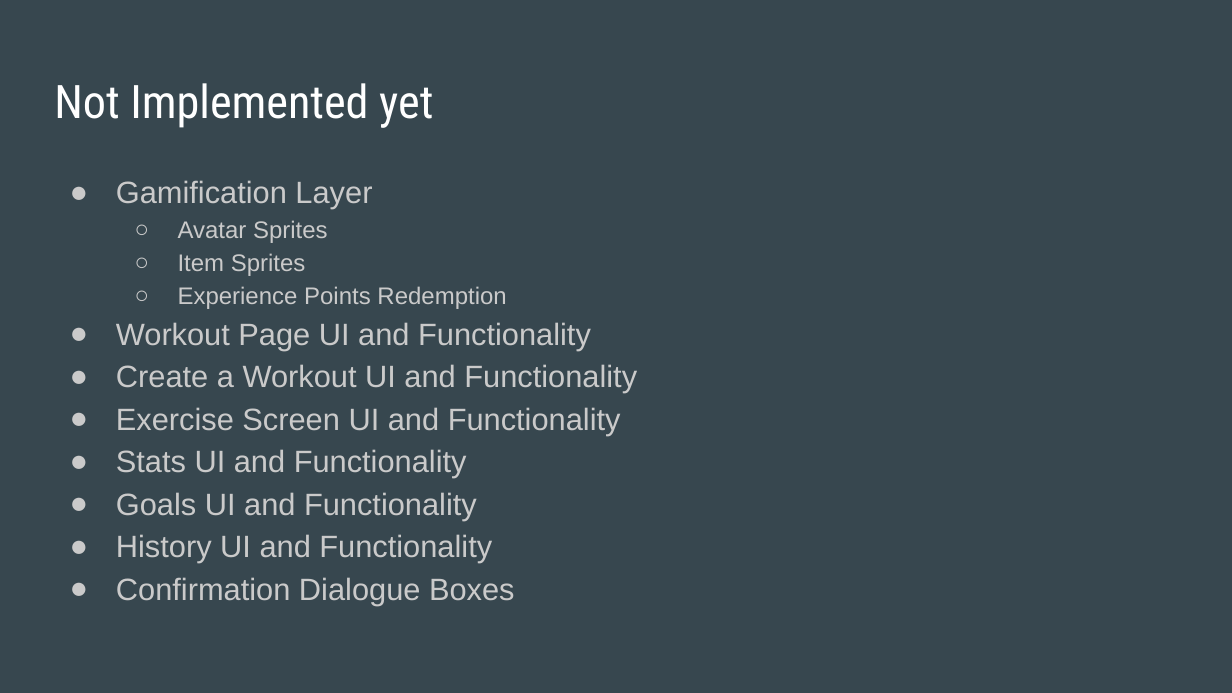
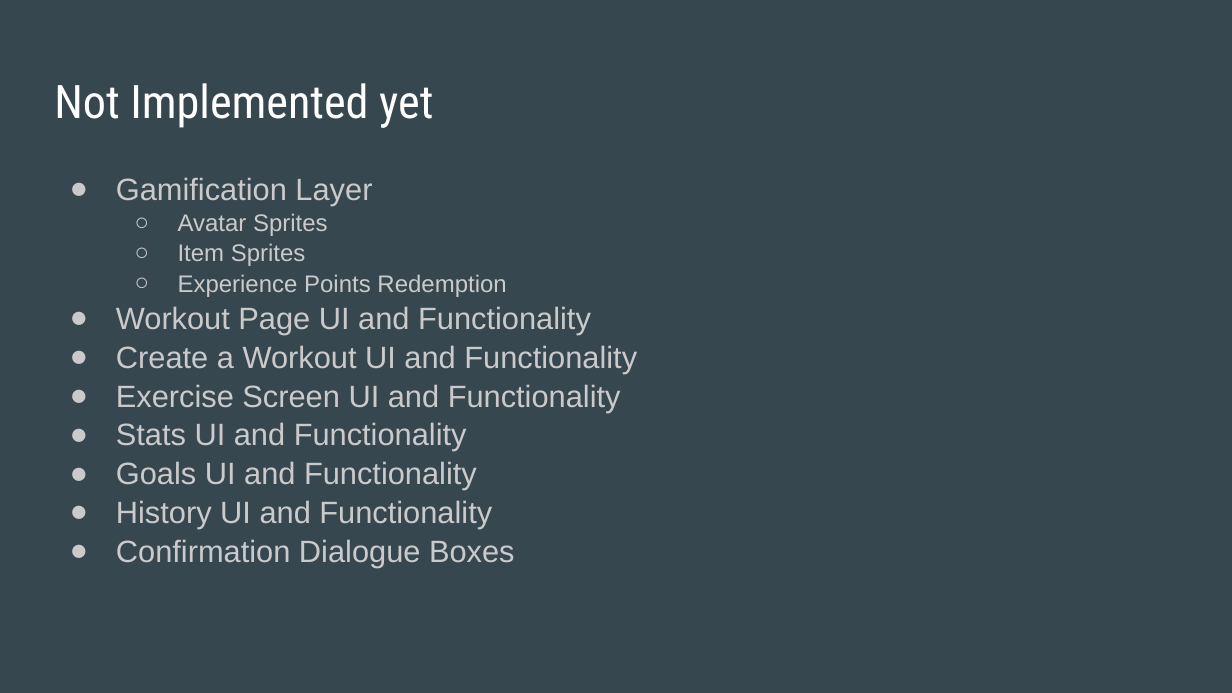
Before and after one commit to Austinn109/RepQuest, a slide deck: slide 13 of Documents/RepQuest Project Update.pptx (slide 12 before the commit). Drawn at 1232x693 pixels with LibreOffice and Linux fonts; fonts in the diff are those of the drawing. Boxes give left, top, right and bottom in pixels: in the first picture for what was removed or moved away, otherwise in the second. Text is boxed around its words. In the diff, an @@ line names an element or a change of style, - is before the commit and + after.

```diff
--- a/Documents/RepQuest Project Update.pptx
+++ b/Documents/RepQuest Project Update.pptx
@@ text "Gamification Layer" at box(116, 177, 637, 567): line spacing 1.15 to 1.05 @@
```
Also in this commit, not shown: 1 other slide changed, 1 slide added.
